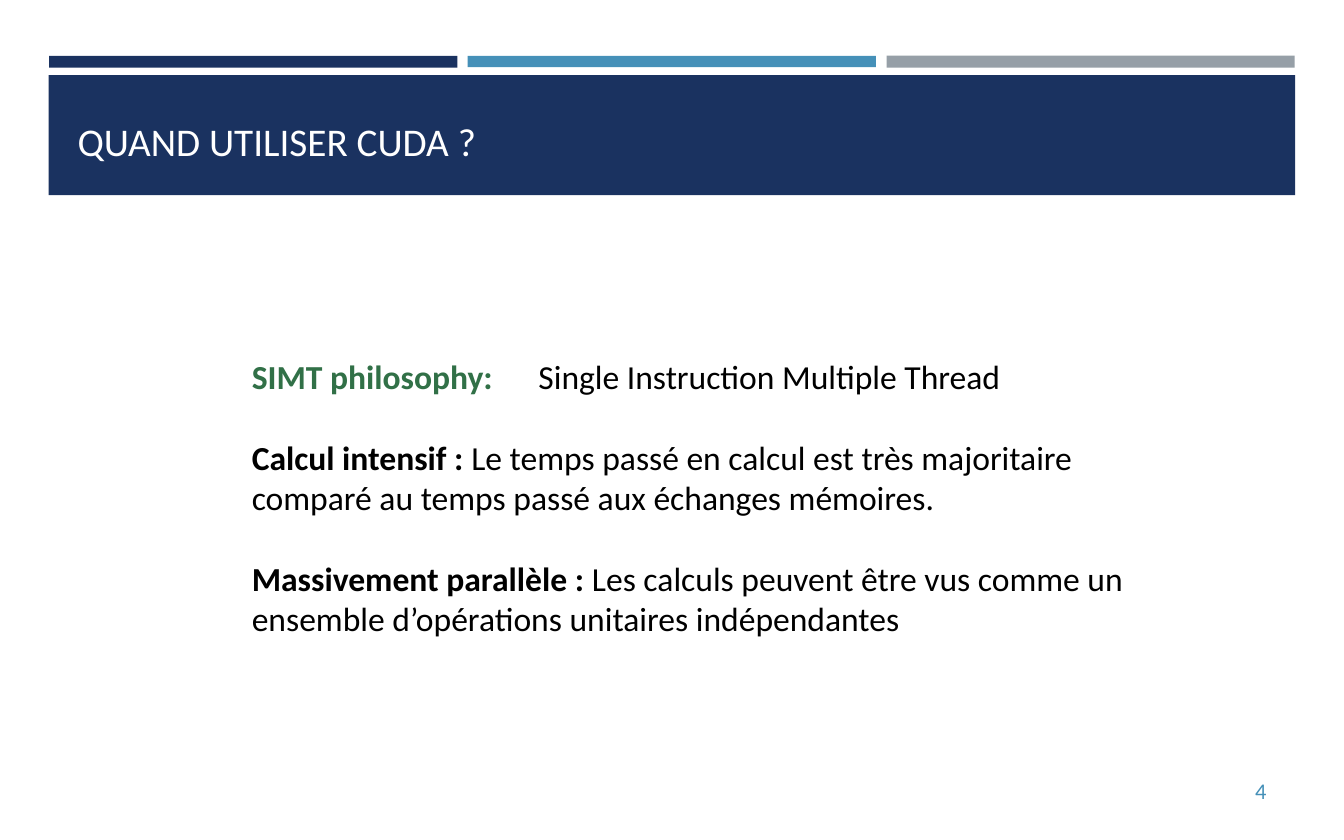
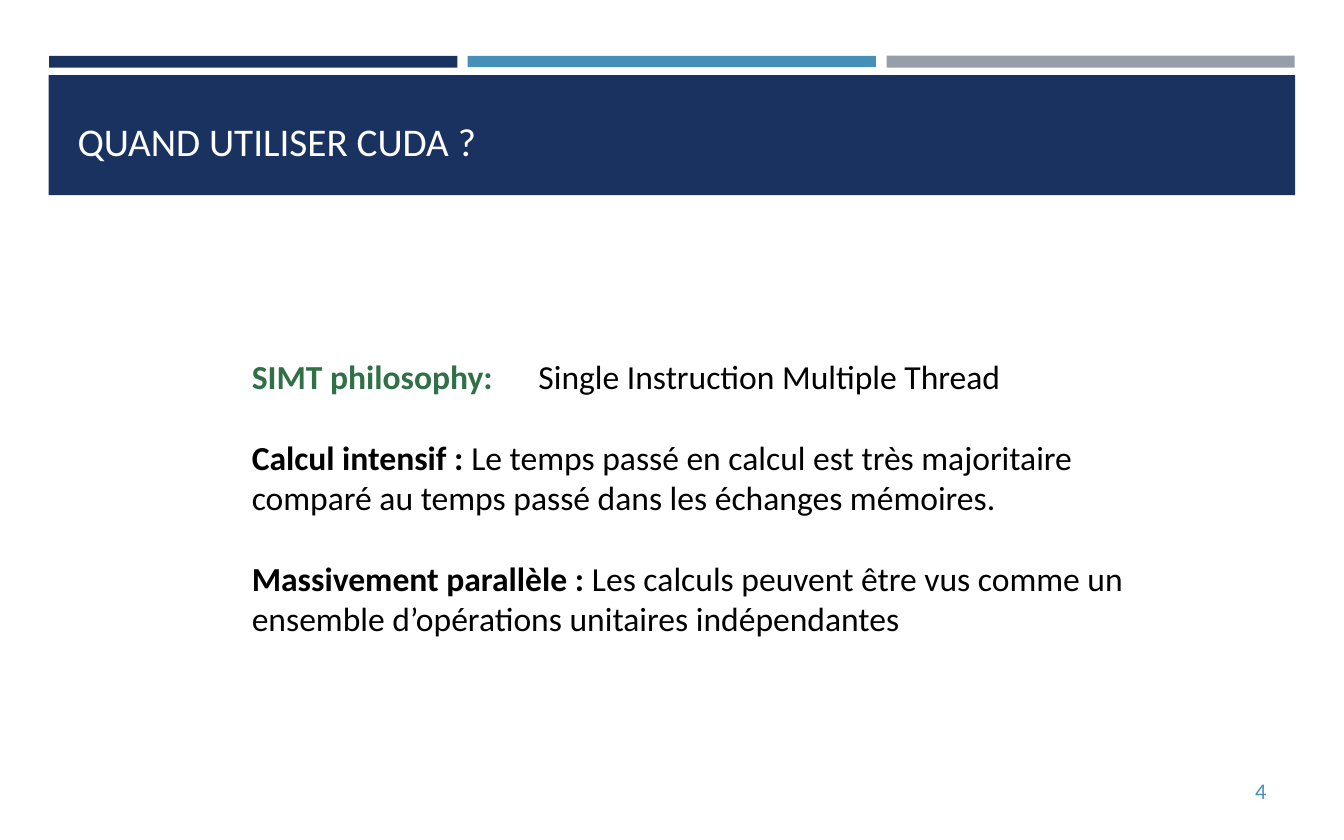
Before and after one commit to franckginguene/hpc_formation_scalian, a slide deck: slide 4 of Diapos/HPC_CUDA.pptx. Drawn at 1344x840 pixels with LibreOffice and Linux fonts; fonts in the diff are those of the drawing. Boxes give left, top, right and bottom in pixels: in the first picture for what was removed or moved away, otherwise in the second. Text is boxed around its words. In the diff, an @@ line names an element or a change of style, - is before the commit and + after.

Commit message:
maj support CUDA

```diff
--- a/Diapos/HPC_CUDA.pptx
+++ b/Diapos/HPC_CUDA.pptx
@@ text at (252,446,1072,516): text changed @@
-Calcul intensif : Le temps passé en calcul est très majoritaire comparé au temps passé aux échanges mémoires.
+Calcul intensif : Le temps passé en calcul est très majoritaire comparé au temps passé dans les échanges mémoires.
```
Also in this commit, not shown: 1 other slide changed.
